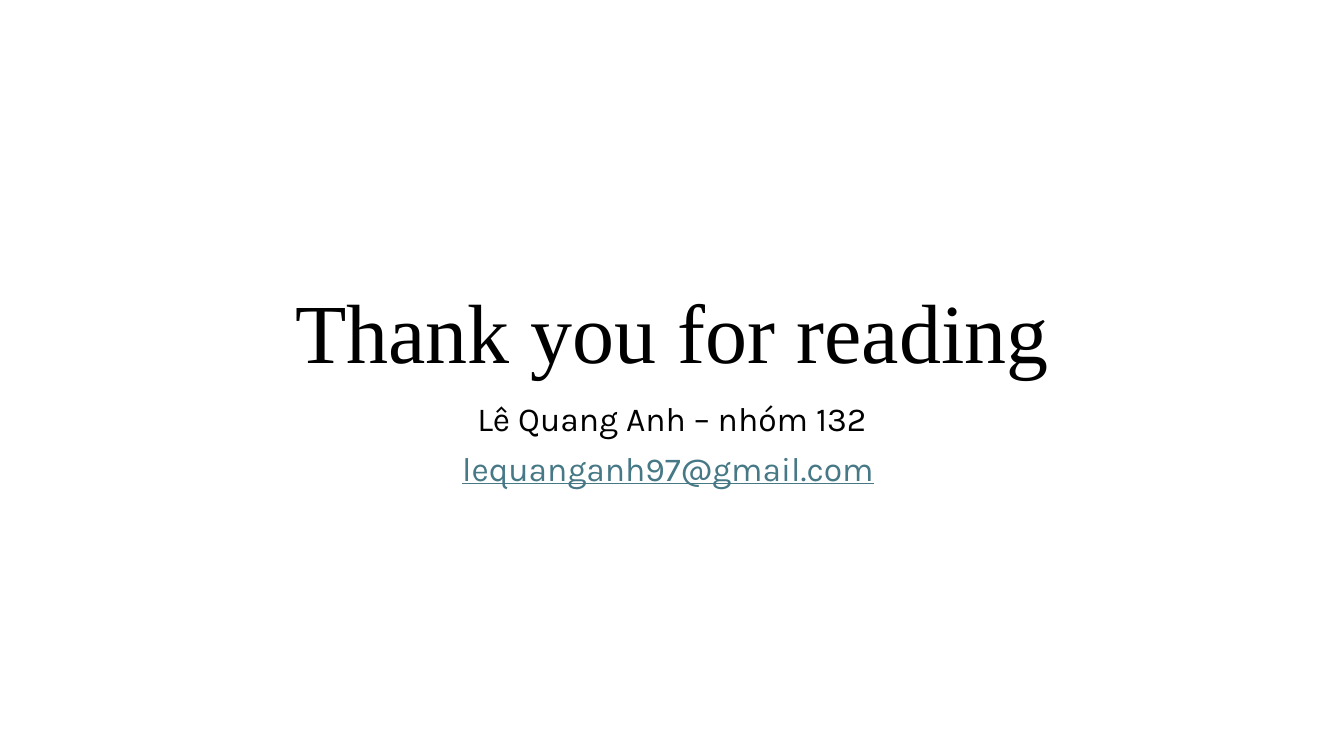
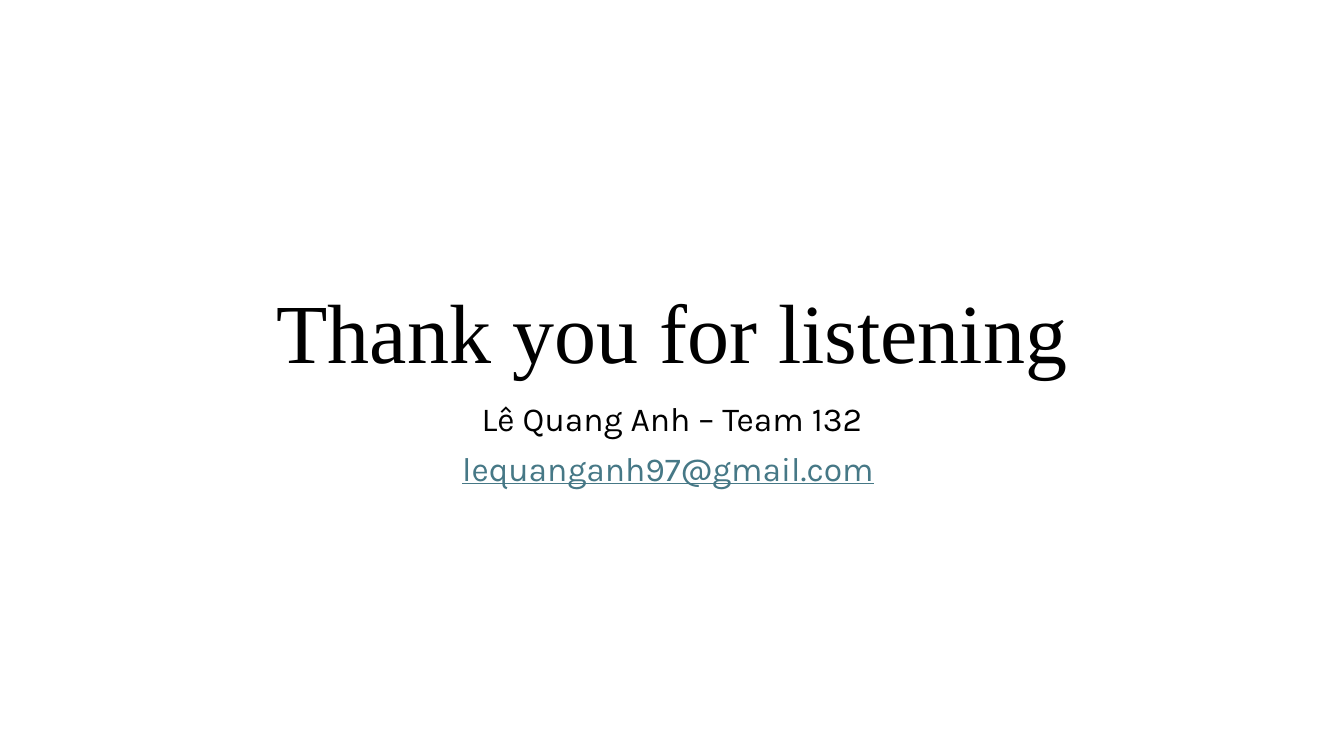
Before and after one commit to LeQA/VPBank-Hackathon, a slide deck: slide 19 of Cloud security challenge.pptm (slide 16 before the commit). Drawn at 1344x756 pixels with LibreOffice and Linux fonts; fonts in the diff are those of the drawing. Boxes give left, top, right and bottom in pixels: in the first picture for what was removed or moved away, otherwise in the second. Text is boxed around its words. In the diff, an @@ line names an element or a change of style, - is before the commit and + after.

```diff
--- a/Cloud security challenge.pptm
+++ b/Cloud security challenge.pptm
@@ title at (x1=277, y1=304, x2=1067, y2=379): text changed @@
-Thank you for reading
+Thank you for listening
@@ subtitle at (x1=482, y1=406, x2=862, y2=440): text changed @@
-Lê Quang Anh – nhóm 132
+Lê Quang Anh – Team 132
```
Also in this commit, not shown: 13 other slides changed, 4 slides added, 1 slide removed, 1 other file.
